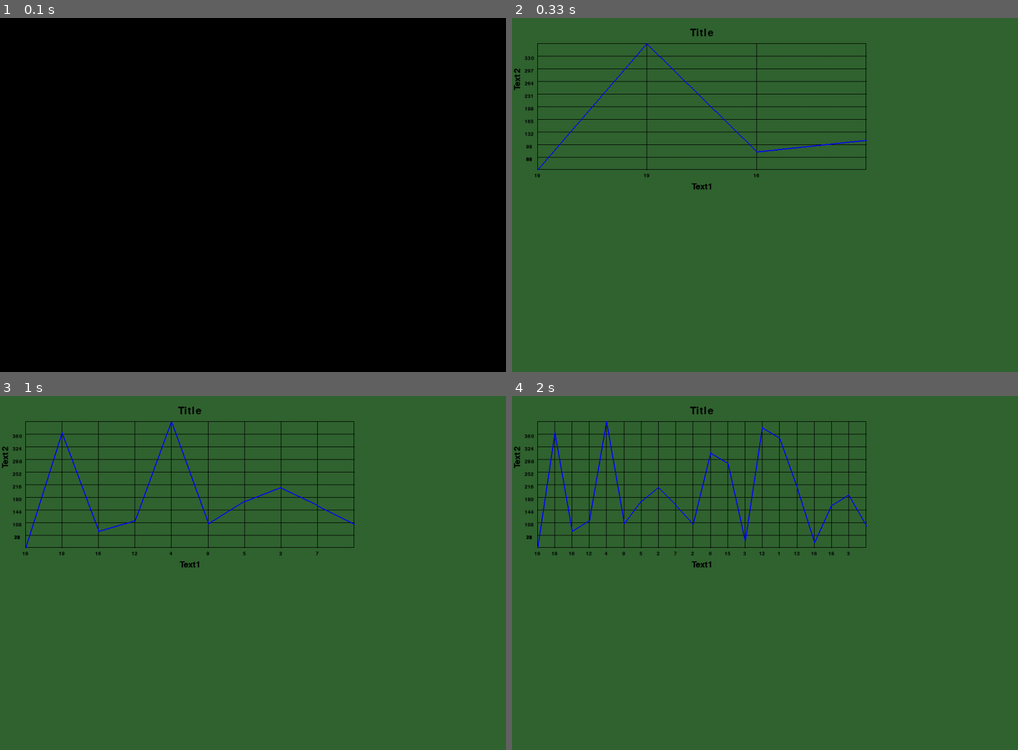
Above: before the commit, frames 1-4 (two rows, left to right).
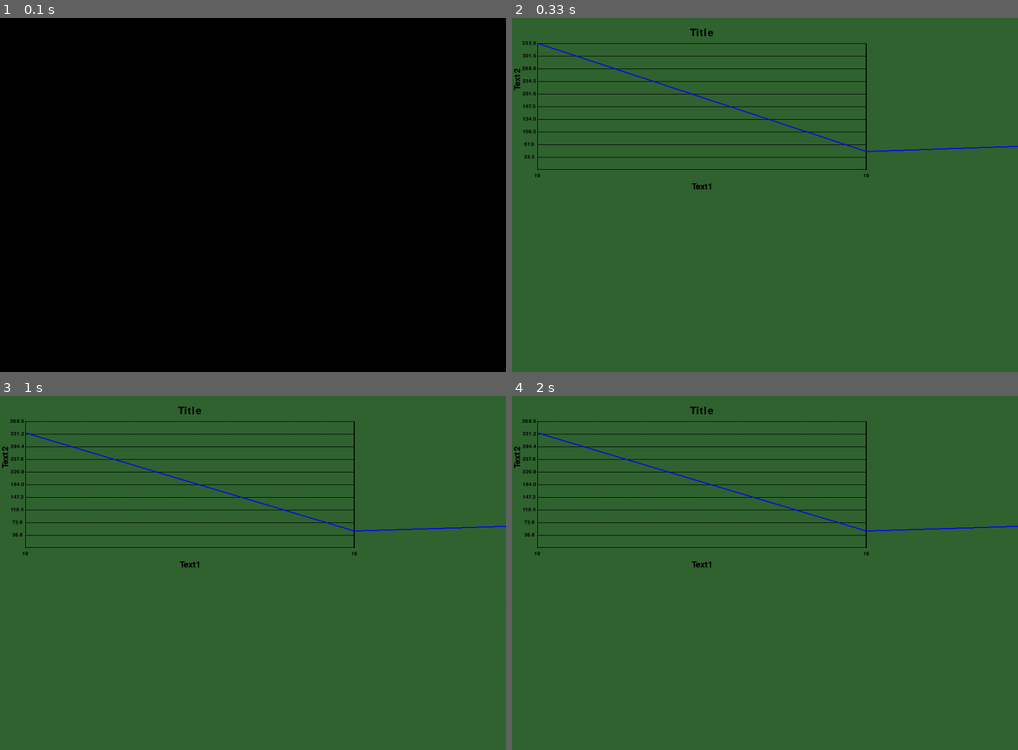
Above: after the commit, the same moments.

Repository: vallenov/pygamegraph
Game: pygame game, started from example.py
Two runs of this game, one before a commit and one after it. Both use one fixed random seed, a clock stepped at 60 frames per second and the inputs below.
Inputs:
- Up to frame 1 (0.1 s): no input
- Up to frame 2 (0.33 s): no input
- Up to frame 3 (1 s): no input
- Up to frame 4 (2 s): no input

Frame 1 is identical in both runs. In frame 2, 1.1% of the frame differs, in the area x 2-100%, y 6-46%; in frame 3, 1.6%; in frame 4, 2.5%.

Commit message:
fix main draw

Diff:
--- a/pygamegraph/base_graph.py
+++ b/pygamegraph/base_graph.py
@@ -26,11 +26,14 @@
         self.size = size  # size of graph
         self.xscale = len(self.x_list) or 1
         self.yscale = len(self.y_list) or 1
+        self.ycompress_value = 10
         self.grid = False
         self.color = Constants.BLACK.value
         self.line_color = Constants.BLACK.value  # line color
         self.line_width = 1
         self.xpart_size = self.size[0] / self.xscale
+        self.ypart_size = self.size[1] / self.yscale
+        print(self.ypart_size)
         self.image = pygame.Surface(size, 5)
         self.image.fill(Constants.BLACK.value)
         self.rect = self.image.get_rect()
@@ -72,69 +75,71 @@
         self.xscale = len(self.x_list)
 
     def draw_grid(self):
-        max_y_list = max(self.y_list)
-        startxy = (self.rect.left, self.rect.bottom)
-        percent = max_y_list if max(self.y_list) > 0 else 1
         for xpart in range(self.xscale):
             pygame.draw.line(
                 pygame.display.get_surface(),
                 self.color,
-                (startxy[0], self.rect.bottom),
-                (startxy[0], self.rect.top),
+                (self.rect.left + (xpart * self.xpart_size), self.rect.bottom),
+                (self.rect.left + (xpart * self.xpart_size), self.rect.top),
                 1
             )
-            number = Text(15)
-            number.update(
-                text=f'{self.x_list[xpart]}',
-                xy=(startxy[0], self.rect.bottom + number.size // 2),
-                color=Constants.BLACK.value
-            )
-            number.draw()
-            startxy = (
-                self.rect.left + int((xpart + 1) * self.xpart_size),
-                self.rect.bottom - int((self.y_list[xpart] / percent) * self.size[1])
-            )
-        startxy = (self.rect.left, self.rect.bottom - self.size[1] // 10)
         for ypart in range(1, 11):
             pygame.draw.line(
                 pygame.display.get_surface(),
                 self.color,
-                (self.rect.left, startxy[1]),
-                (self.rect.right, startxy[1]),
+                (
+                    self.rect.left, self.rect.bottom - ((self.size[1] // 10) * ypart)
+                ),
+                (
+                    self.rect.right, self.rect.bottom - ((self.size[1] // 10) * ypart)
+                ),
                 1
             )
+
+    def draw_values(self):
+        max_y_list = max(self.y_list)
+        for xpart in range(self.xscale):
             number = Text(15)
             number.update(
-                text=f'{(max_y_list // 10) * ypart}',
-                xy=(self.rect.left - number.size - len(str(max_y_list)) // 2, startxy[1]),
+                text=f'{self.x_list[xpart]}',
+                xy=(self.rect.left + (xpart * self.xpart_size), self.rect.bottom + number.size // 2),
                 color=Constants.BLACK.value
             )
             number.draw()
-            startxy = (
-                0,
-                self.rect.bottom - ((self.size[1] // 10) * ypart)
+        y_num_len = len(str(max(self.y_list)))
+        for ypart in range(1, 11):
+            number = Text(15)
+            number.update(
+                text=f'{(max_y_list / 10) * ypart:.{y_num_len + 1}}',
+                xy=(
+                    self.rect.left - number.size - len(str(max_y_list)) // 2,
+                    self.rect.bottom - ((self.size[1] // 10) * ypart) - (number.size / 3)
+                ),
+                color=Constants.BLACK.value
             )
+            number.draw()
 
     def draw(self):
         pygame.draw.rect(pygame.display.get_surface(), self.color, self, self.line_width)
-        percent = max(self.y_list) if max(self.y_list) > 0 else 1
-        startxy = (self.rect.left, self.rect.bottom)
-        self.xpart_size = self.size[0] / self.xscale
+        max_y_list = max(self.y_list)
+        percent = self.size[1] / max_y_list
         self.title.draw()
         self.ylabel.draw()
         self.xlabel.draw()
         if self.grid:
             self.draw_grid()
-        for part in range(self.xscale):
+        self.draw_values()
+        for part in range(self.xscale-1):
             pygame.draw.line(
                 pygame.display.get_surface(),
                 self.line_color,
-                startxy,
                 (
-                   self.rect.left + int((part + 1) * self.xpart_size),
-                   self.rect.bottom - (self.y_list[part] / percent) * self.size[1]
+                    self.rect.left + part * self.xpart_size,
+                    self.rect.bottom - self.y_list[part] * percent
+                ),
+                (
+                   self.rect.left + (part + 1) * self.xpart_size,
+                   self.rect.bottom - self.y_list[part+1] * percent
                 ),
                 2
             )
-            startxy = (self.rect.left + int((part + 1) * self.xpart_size),
-                       self.rect.bottom - int((self.y_list[part] / percent) * self.size[1]))
